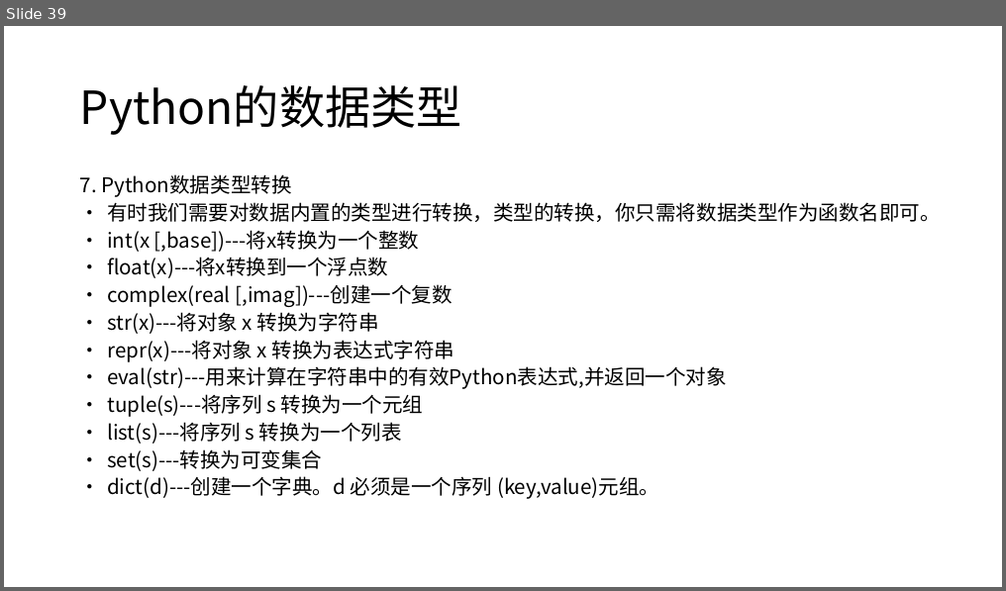
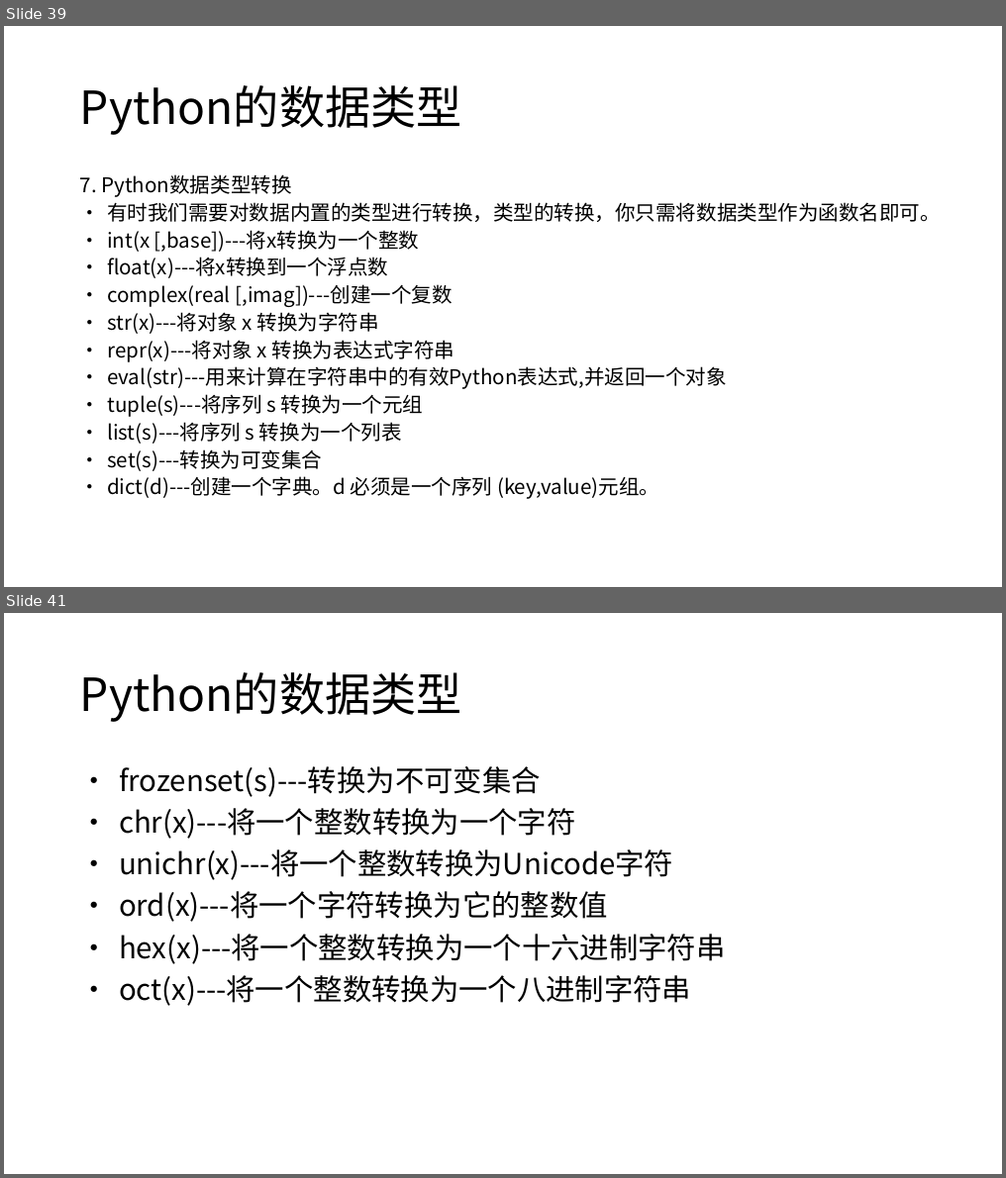
Before and after one commit to kurtchen1988/pythonTec, a slide deck: PPT/Python01.pptx. Shown one above the other, each under a label of ours: slide 39 before the commit, slides 39 and 41 after it; the slides between them are not shown. The pictures are 1006x591 and 1006x1178 pixels, drawn with LibreOffice and Linux fonts; fonts in the diff are those of the drawing. Boxes give left, top, right and bottom in pixels: in the first picture for what was removed or moved away, otherwise in the second. Text is boxed around its words. In the diff, an @@ line names an element or a change of style, - is before the commit and + after.

```diff
--- a/PPT/Python01.pptx
+++ b/PPT/Python01.pptx
@@ slide 41 added at (x1=4, y1=613, x2=1002, y2=1174), background #FFFFFF @@
@@ title added at (x1=80, y1=672, x2=462, y2=722), 44 pt, text #000000 @@
+Python的数据类型
@@ text added at (x1=119, y1=766, x2=726, y2=1006), 28 pt, text #000000 @@
+• frozenset(s)---转换为不可变集合
+• chr(x)---将一个整数转换为一个字符
+• unichr(x)---将一个整数转换为Unicode字符
+• ord(x)---将一个字符转换为它的整数值
+• hex(x)---将一个整数转换为一个十六进制字符串
+• oct(x)---将一个整数转换为一个八进制字符串
```
Also in this commit, not shown: 2 slides changed, 14 other slides added, 3 other files.
